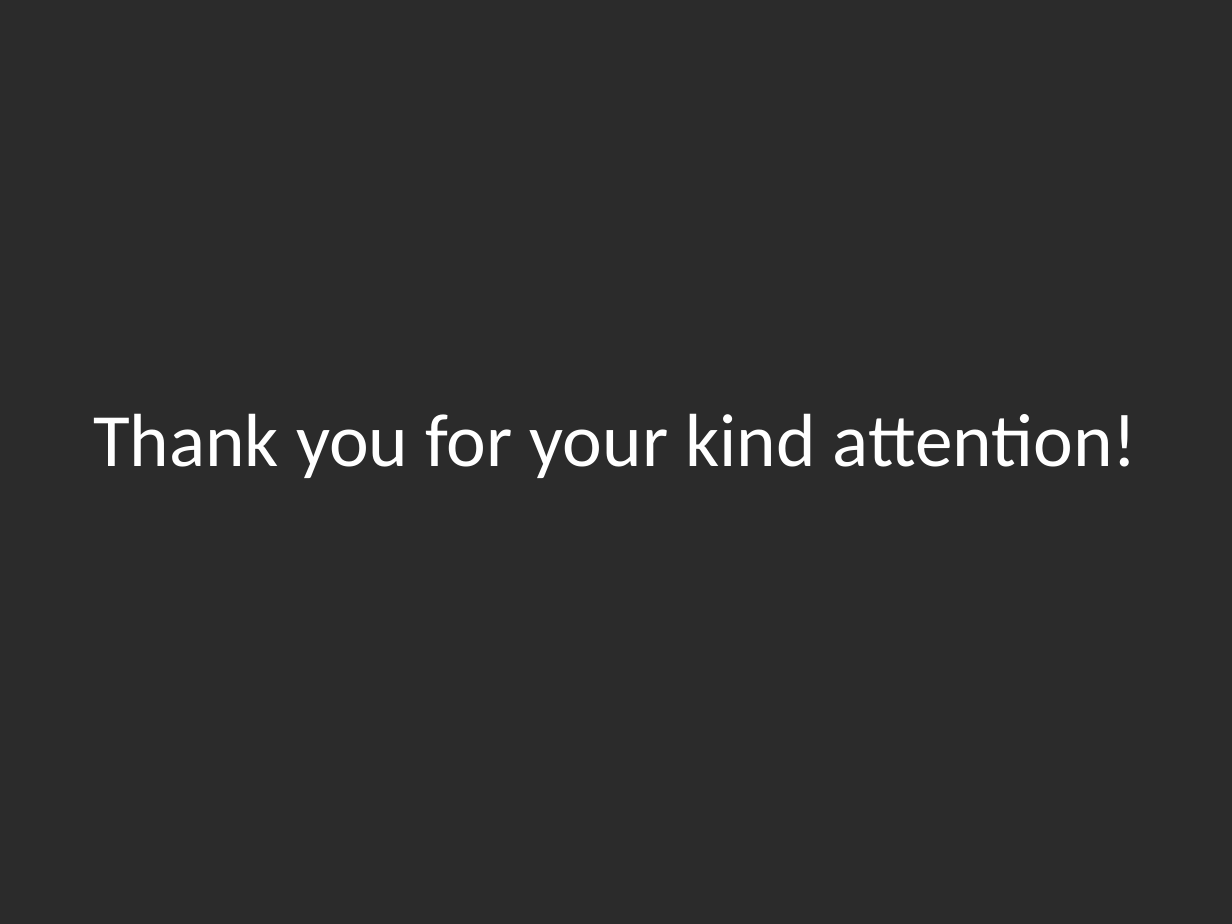
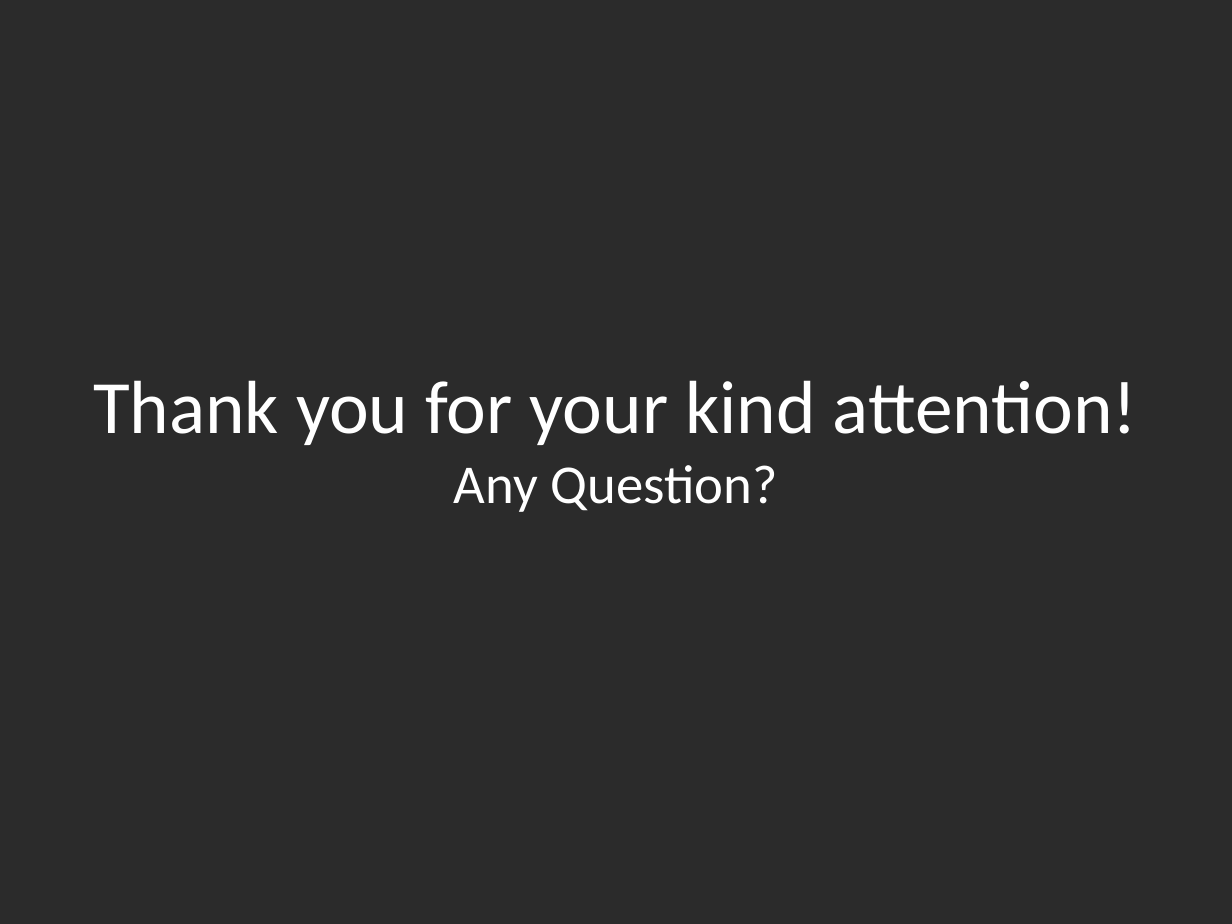
Before and after one commit to otboss/Mobile-Application-Tech-Year-3-Semester-2, a slide deck: slide 15 of SWEN3004/CipherChat Presentation.pptx (slide 14 before the commit). Drawn at 1232x924 pixels with LibreOffice and Linux fonts; fonts in the diff are those of the drawing; background and template pictures are left out; a plain dark background stands for a picture behind light text. Boxes give left, top, right and bottom in pixels: in the first picture for what was removed or moved away, otherwise in the second. Text is boxed around its words. In the diff, an @@ line names an element or a change of style, - is before the commit and + after.

```diff
--- a/SWEN3004/CipherChat Presentation.pptx
+++ b/SWEN3004/CipherChat Presentation.pptx
@@ title at [93,380,1137,512]: text changed @@
-Thank you for your kind attention!
+Thank you for your kind attention!
+Any Question?
```
Also in this commit, not shown: 1 slide added, 44 other files.
